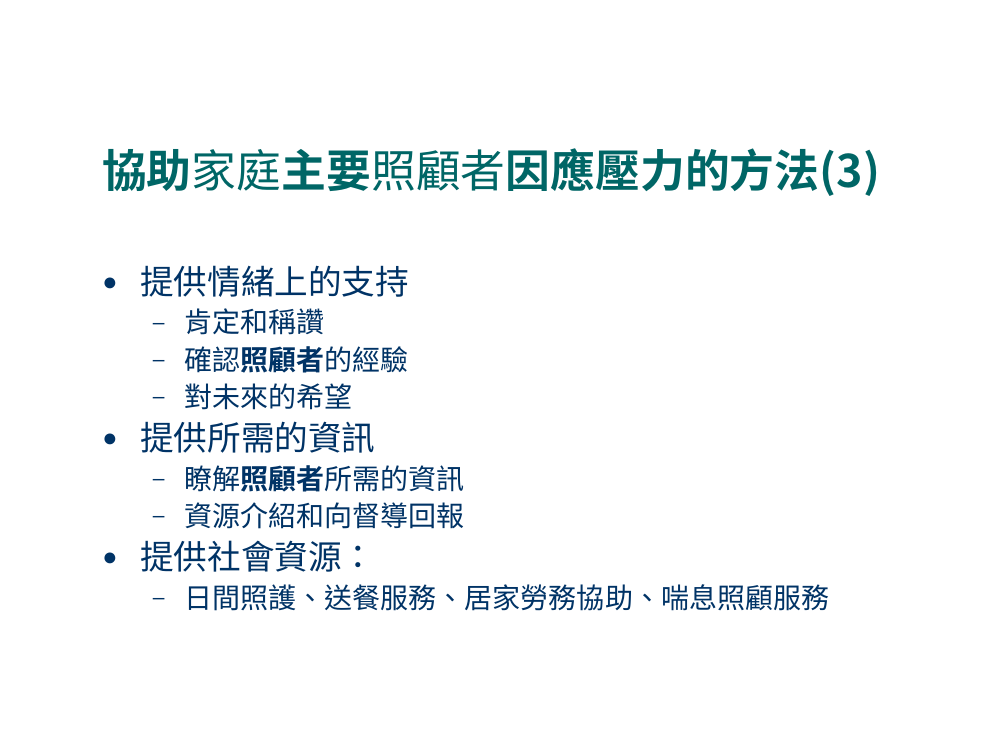
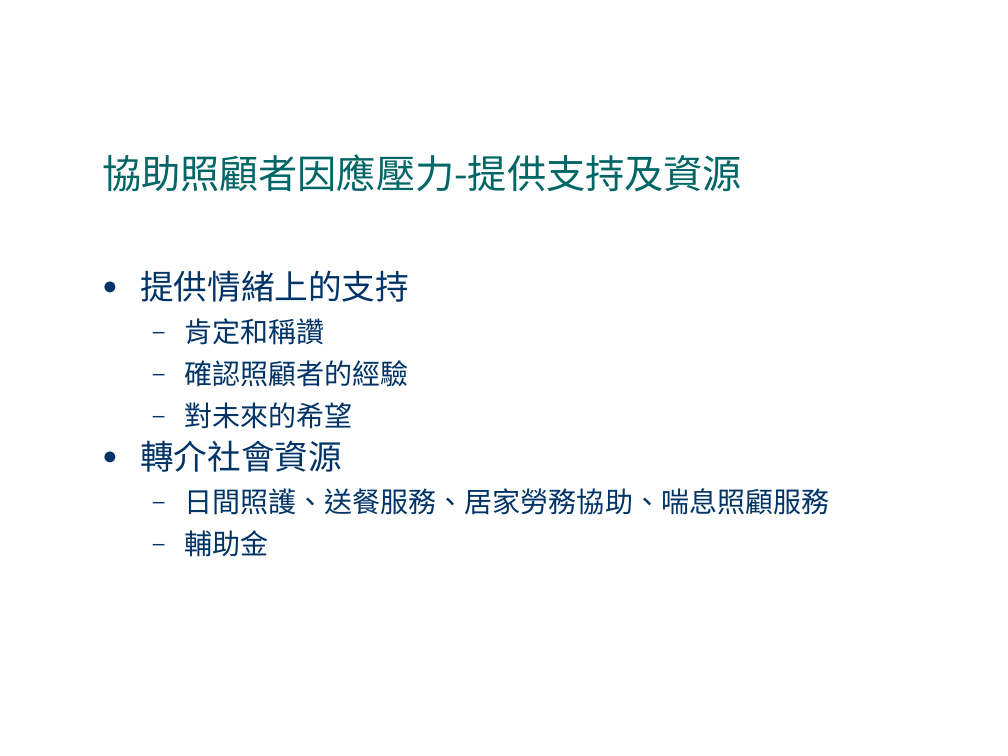
Before and after one commit to fhopecc/stxt, a slide deck: slide 18 of doc/tutorial/home_care.odp (slide 19 before the commit). Drawn at 1008x756 pixels with LibreOffice and Linux fonts; fonts in the diff are those of the drawing. Boxes give left, top, right and bottom in pixels: in the first picture for what was removed or moved away, otherwise in the second. Text is boxed around its words. In the diff, an @@ line names an element or a change of style, - is before the commit and + after.

```diff
--- a/doc/tutorial/home_care.odp
+++ b/doc/tutorial/home_care.odp
@@ title at [102,154,742,192]: text changed; size 32 to 28 pt; bold off @@
-協助家庭主要照顧者因應壓力的方法(3)
+協助照顧者因應壓力-提供支持及資源
@@ text at [140,270,829,515]: bold off in "確認照顧者的經驗"; line spacing 0.9 to 1; more space between paragraphs @@
@@ text at [140,440,342,472]: text changed; size 20 to 24 pt @@
-● 提供所需的資訊
-  – 瞭解照顧者所需的資訊
-  – 資源介紹和向督導回報
-● 提供社會資源：
+● 轉介社會資源
@@ text at [184,530,268,557]: paragraph added @@
+  – 輔助金
```
Also in this commit, not shown: 8 other slides changed.
